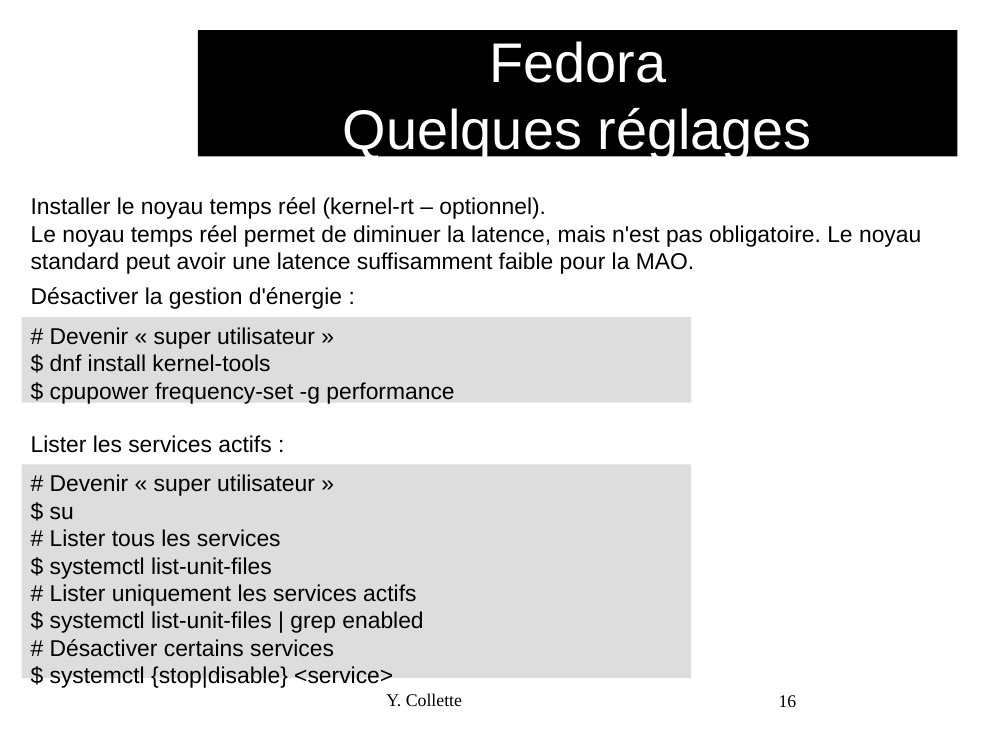
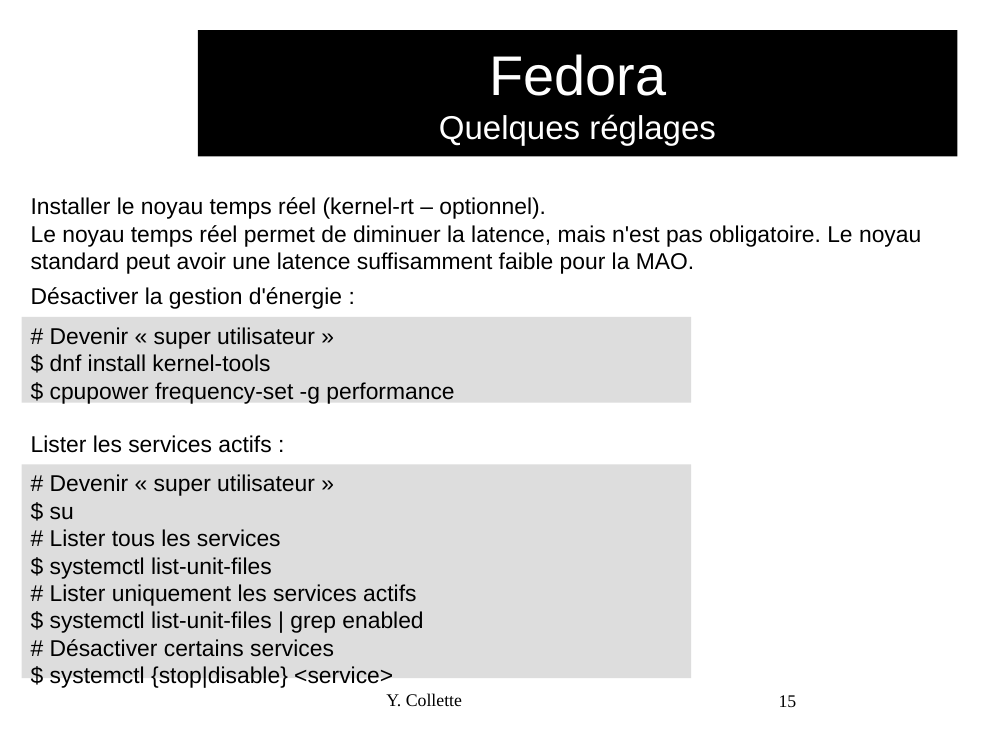
Before and after one commit to audinux/audinux.github.io, a slide deck: slide 15 of workshop/audio/LinuxIntro.odp (slide 16 before the commit). Drawn at 1008x756 pixels with LibreOffice and Linux fonts; fonts in the diff are those of the drawing; background and template pictures are left out. Boxes give left, top, right and bottom in pixels: in the first picture for what was removed or moved away, otherwise in the second. Text is boxed around its words. In the diff, an @@ line names an element or a change of style, - is before the commit and + after.

```diff
--- a/workshop/audio/LinuxIntro.odp
+++ b/workshop/audio/LinuxIntro.odp
@@ title "Fedora Quelques réglages" at <box>198,30,959,156</box>: size 44 to 26 pt in "Quelques réglages" @@
@@ page number at <box>779,695,797,707</box>: text changed @@
-16
+15
```
Also in this commit, not shown: 7 other slides changed, 1 slide added, 1 slide removed, 23 other files.
